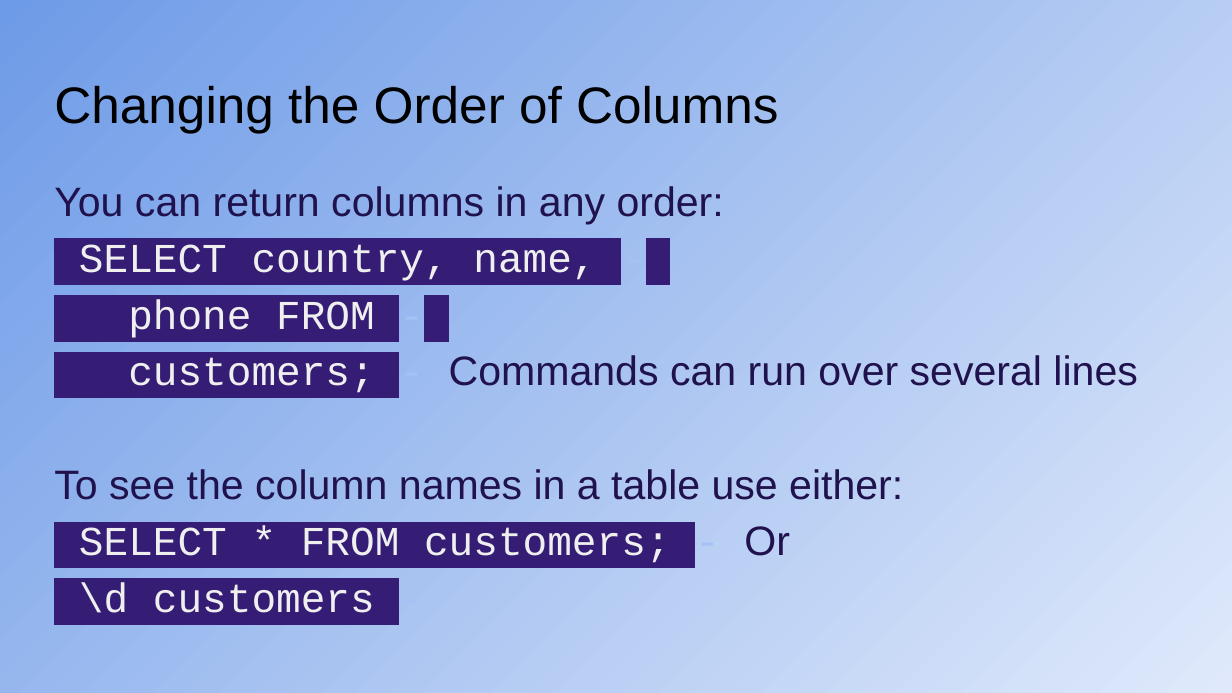
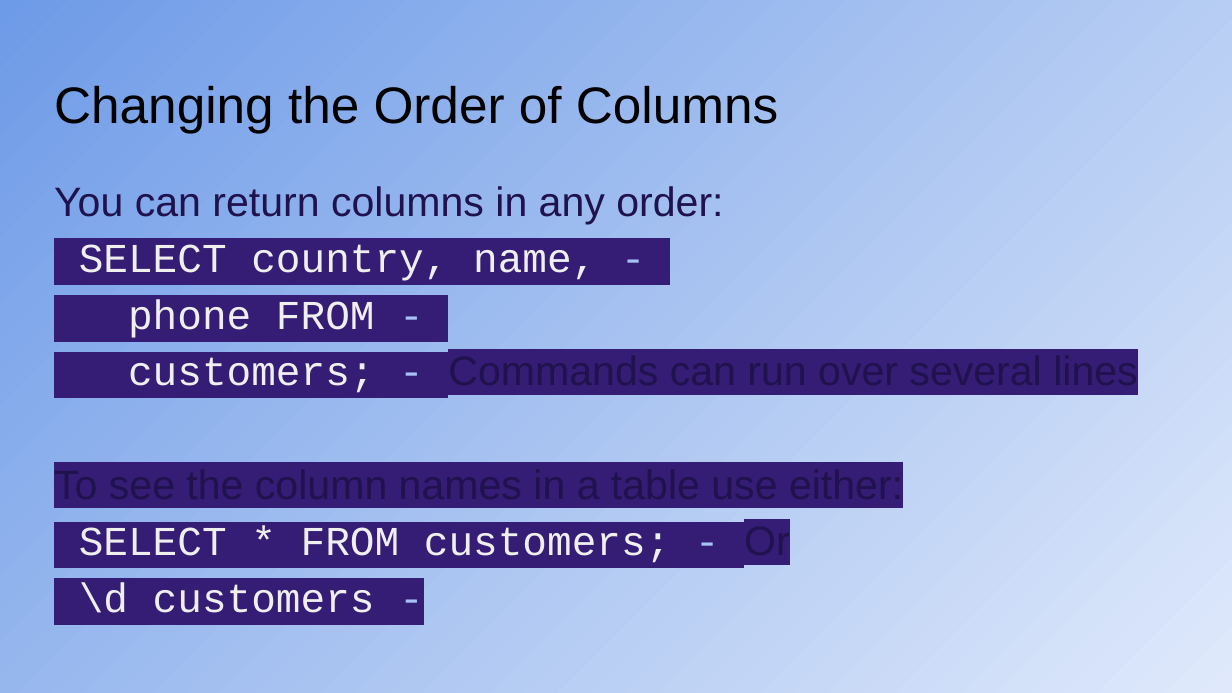
Before and after one commit to KeithBremer/CYF-DB-Module, a slide deck: slide 15 of db/week-1/CYF_DB_1.pptx. Drawn at 1232x693 pixels with LibreOffice and Linux fonts; fonts in the diff are those of the drawing. Boxes give left, top, right and bottom in pixels: in the first picture for what was removed or moved away, otherwise in the second. Text is boxed around its words. In the diff, an @@ line names an element or a change of style, - is before the commit and + after.

```diff
--- a/db/week-1/CYF_DB_1.pptx
+++ b/db/week-1/CYF_DB_1.pptx
@@ text "You can return columns in ..." at <box>54,186,1137,613</box>: highlight none to #351C75 in "-", "-", "- Commands can run over several lines", "To see the column names in a ..." and 2 more places @@
```
Also in this commit, not shown: 20 other slides changed, 3 other files.
